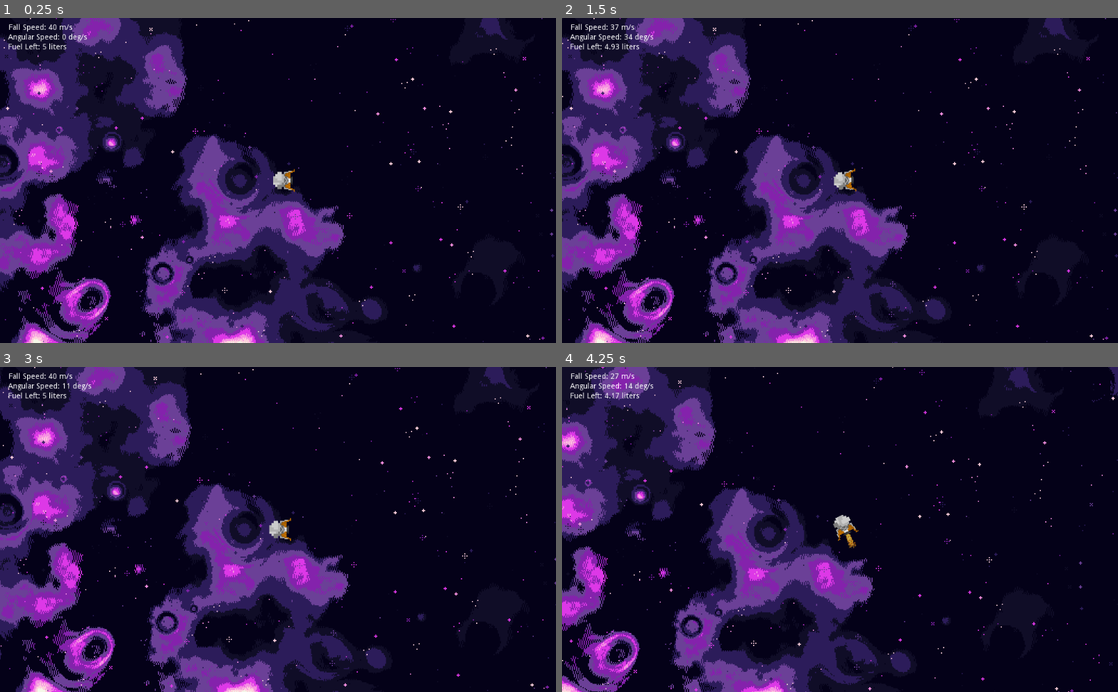
Above: before the commit, frames 1-4 (two rows, left to right).
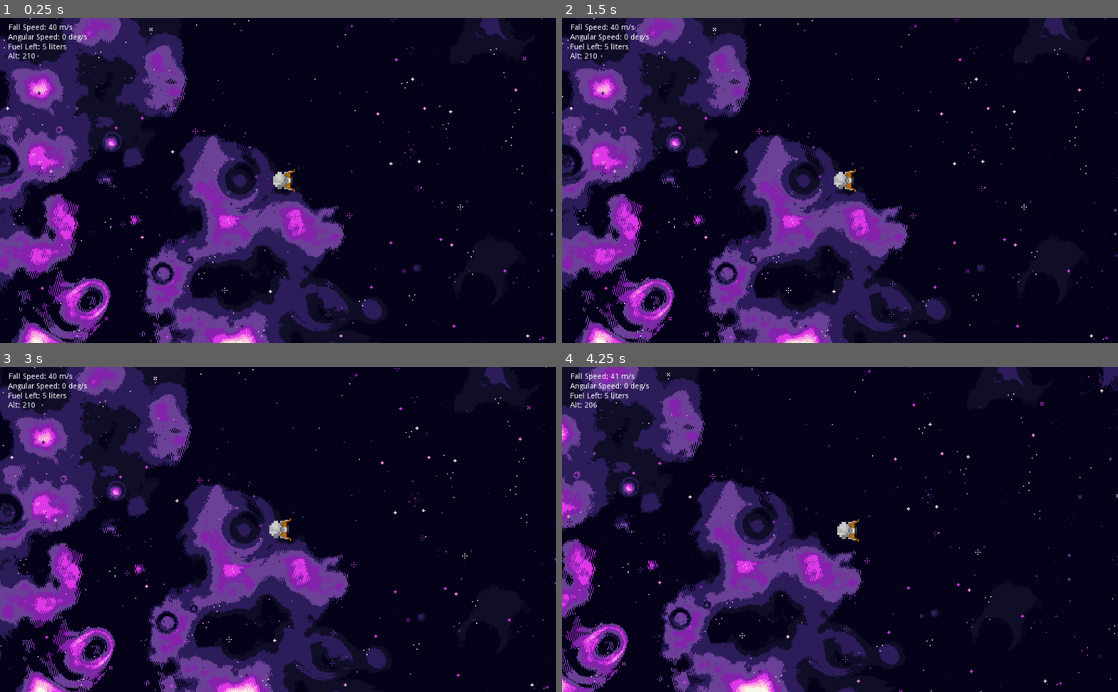
Above: after the commit, the same moments.

Repository: dijs/lunar-lander-mk2
Game: Godot game, scene res://Main.tscn
Two runs of this game, one before a commit and one after it. Both use one fixed random seed, a clock stepped at 60 frames per second and the inputs below.
Inputs:
- Up to frame 1 (0.25 s): no input
- Up to frame 2 (1.5 s): hold Right 0.53-1.28 s; hold R 0.53-1.28 s; tap Space at 0.77, 0.8, 1.07, 1.35 s; tap Enter at 1.25 s; hold Left from 1.28 s (still down)
- Up to frame 3 (3 s): tap Space at 1.52, 1.82, 2.3, 2.75 s; tap R at 1.55, 2.85 s; release Left at 2.03 s; hold R 2.03-2.78 s; hold Right from 2.03 s (still down)
- Up to frame 4 (4.25 s): tap Space at 3.02, 3.32 s; release Right at 3.53 s; hold Left from 3.53 s (still down); hold Space from 3.53 s (still down)

The runs differ from the first frame. In frame 1, less than 0.1% of the frame differs, in the area x 1-7%, y 10-13%; in frame 2, 0.2%; in frame 3, 0.1%; in frame 4, 22%, in the area x 0-100%, y 0-100%.

Commit message:
Got custom html shell and js working

Diff:
--- a/Main.gd
+++ b/Main.gd
@@ -15,24 +15,49 @@
 var fuel = 5
 var result = 0
 
+var _callback_ref = JavaScript.create_callback(self, "on_js_input")
+
 func _ready():
 	var _e = $Lander/Explosion.connect("animation_finished", self, "on_exploded")
+	var dom = JavaScript.get_interface("window")
+	if dom:
+		dom.addEventListener('message', _callback_ref)
+
+func on_js_input(args):
+	var js_event = args[0]
+
+	var action = JSON.parse(js_event.data).result
+
+	if action.type == "act":
+		rotation_input = action.rotate
+		thrust = action.thrust * max_thrust
+
+	if action.type == "status" and js_event.ports[0]:
+		js_event.ports[0].postMessage(JSON.print({
+			"velocity": {
+				"x": velocity.x,
+				"y": velocity.y
+			},
+			"angular_momentum": spin,
+			"rotation": $Lander.rotation,
+			"altitude": $GroundLevel.global_position.y - $Lander.global_position.y
+		}))
 
 func on_exploded():
 	$Lander/Explosion.hide()
 
 func handle_input():
 	# For testing
-	if Input.is_key_pressed(KEY_LEFT):
-		rotation_input = -1
-	elif Input.is_key_pressed(KEY_RIGHT):
-		rotation_input = 1
-	else:
-		rotation_input = 0
-	if Input.is_key_pressed(KEY_SPACE) and fuel > 0:
-		thrust = max_thrust
-	else:
-		thrust = 0
+#	if Input.is_key_pressed(KEY_LEFT):
+#		rotation_input = -1
+#	elif Input.is_key_pressed(KEY_RIGHT):
+#		rotation_input = 1
+#	else:
+#		rotation_input = 0
+#	if Input.is_key_pressed(KEY_SPACE) and fuel > 0:
+#		thrust = max_thrust
+#	else:
+#		thrust = 0
 
 	if Input.is_key_pressed(KEY_R):
 		var _e = get_tree().reload_current_scene()
@@ -49,6 +74,9 @@
 
 func _physics_process(delta):
 	handle_input()
+
+	if thrust > 0 and fuel <= 0:
+		thrust = 0
 
 	var thrusting = thrust > 0
 	$Lander/Flames.visible = thrusting
@@ -82,6 +110,7 @@
 		$CanvasLayer/FallSpeed.text = str("Fall Speed: ", speed, " m/s")
 		$CanvasLayer/AngularSpeed.text = str("Angular Speed: ", ang_speed,  " deg/s")
 		$CanvasLayer/Fuel.text = str("Fuel Left: ", round(fuel * 100) / 100,  " liters")
+		$CanvasLayer/Altitude.text = str("Alt: ", round($GroundLevel.global_position.y - $Lander.global_position.y))
 
 		var hit = $Lander.move_and_collide(velocity * delta)
 		if hit:
--- a/Main.tscn
+++ b/Main.tscn
@@ -187,3 +187,13 @@
 margin_right = 55.0
 margin_bottom = 61.0
 text = "Test"
+
+[node name="Altitude" type="Label" parent="CanvasLayer"]
+margin_left = 15.0
+margin_top = 64.0
+margin_right = 55.0
+margin_bottom = 78.0
+text = "Test"
+
+[node name="GroundLevel" type="Node2D" parent="."]
+position = Vector2( -152, 114 )
Not shown, added: export_presets.cfg
Not shown, added: .DS_Store
Not shown, added: .gitignore
Not shown, added: dist/app.js
Not shown, added: shell.html
